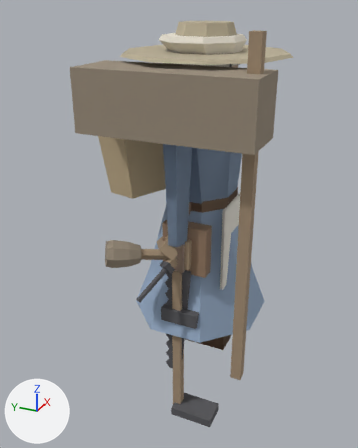
One commit to the glTF model game/assets/modelle/figur_zwerg.glb: the scene before it, then after it.
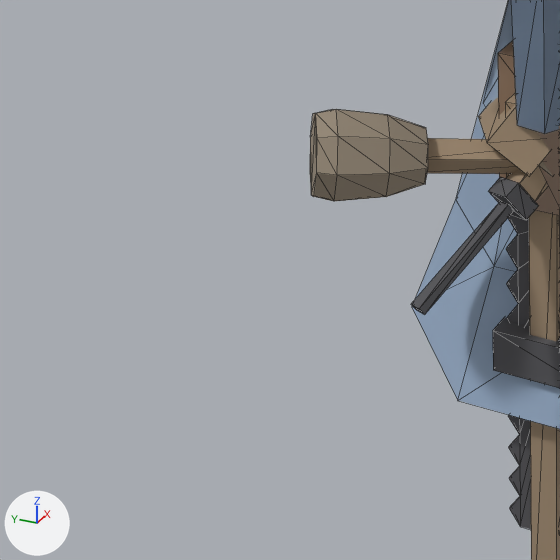
Each version appears first whole from a camera (50 mm lens) standing at (-1.971, -0.77, 1.508) and looking at (-0.087, 0.079, 0.566), and next in a close-up on the part from 3% to 51% of the width and 46% to 84% of the height. Every picture has the same lights, and +X, +Y and +Z are marked at lower left. The first two pictures are the older version. The close-ups show mesh edges as thin lines.

The first close-up shows 'Drechseleisen', 'Hacke', 'Hammer', 'Hobel', 'Koerper_Frau', 'Koerper_Mann', 'Saege', 'Schlaegel', 'Tasche'.
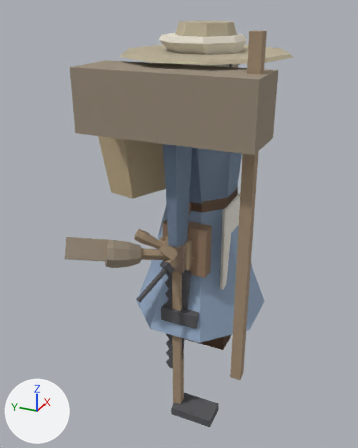
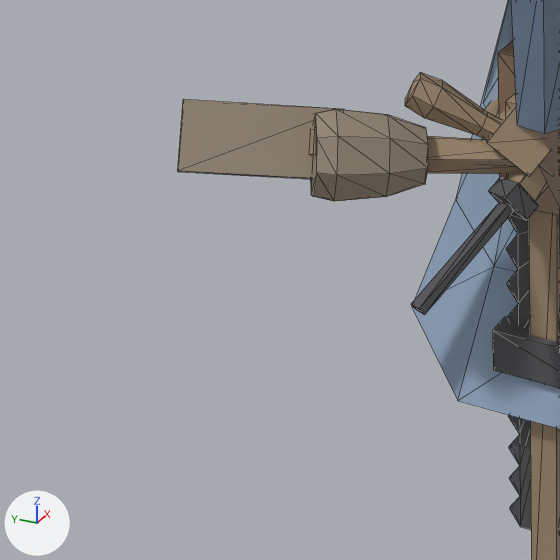
The edits, one by one:
Mesh me_stoessel is new.
It has 36 vertices, 44 faces and spans x -0.367..-0.231, y -0.063..0.17, z 0.468..0.633.
It uses material mat_figur.
Mesh me_kelle is new.
It has 16 vertices, 24 faces and spans x -0.537..-0.2, y -0.096..0.411, z 0.479..0.615.
It uses material mat_figur.
Object 'Stoessel' (ob_stoessel) is new; it shows me_stoessel.
Its location is (0.0, 0.0, 0.0).
Object 'Kelle' (ob_kelle) is new; it shows me_kelle.
Its location is (0.0, 0.0, 0.0).

What differs and where, as boxes [x1, y1, x2, y2] in the close-ups (560 x 560 px):
'Kelle', added (brown)
    after: [177, 99, 517, 179]
'Stoessel', added (brown)
    after: [405, 72, 501, 139]
